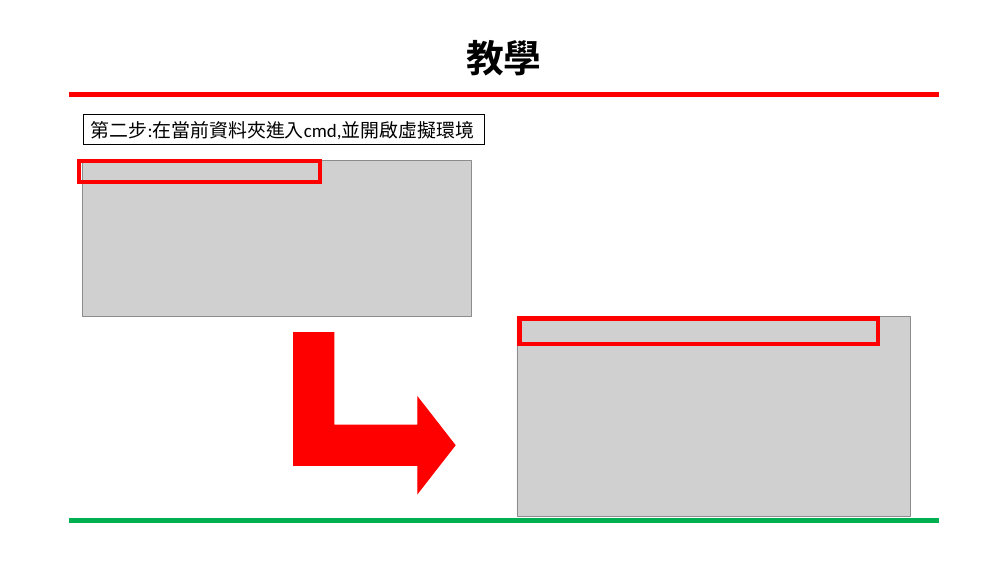
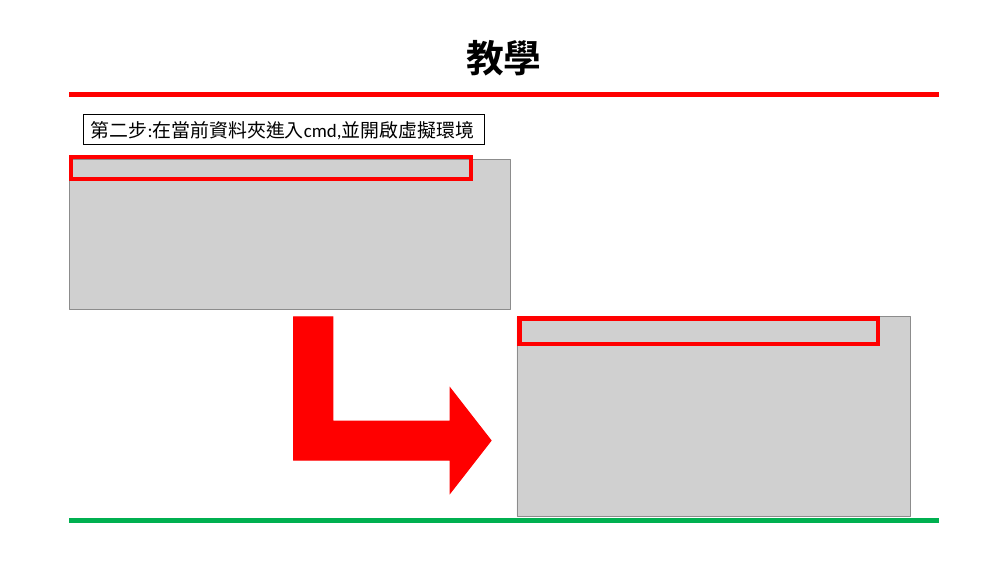
Before and after one commit to C110112103/111-2_Embedded-Image-Processing, a slide deck: slide 6 of zebrafish_detect_ppt/zebrafish_website_code/如何開啟網站.pptx (slide 4 before the commit). Drawn at 1008x567 pixels with LibreOffice and Linux fonts; fonts in the diff are those of the drawing; grey boxes stand for pictures; background and template pictures are left out. Boxes give left, top, right and bottom in pixels: in the first picture for what was removed or moved away, otherwise in the second. Text is boxed around its words. In the diff, an @@ line names an element or a change of style, - is before the commit and + after.

```diff
--- a/zebrafish_detect_ppt/zebrafish_website_code/如何開啟網站.pptx
+++ b/zebrafish_detect_ppt/zebrafish_website_code/如何開啟網站.pptx
@@ frame: place and size @@
-frame at [78, 160, 322, 184]
+frame at [70, 156, 473, 180]
@@ picture: place and size @@
-picture at [83, 161, 472, 317]
+picture at [70, 160, 511, 310]
@@ bent up arrow: place and size @@
-bent up arrow at [294, 332, 455, 493]
+bent up arrow at [293, 317, 491, 493]
@@ bent up arrow at [293, 317, 491, 493]: proportions changed @@
```
Also in this commit, not shown: 1 other slide changed, 2 slides added.
